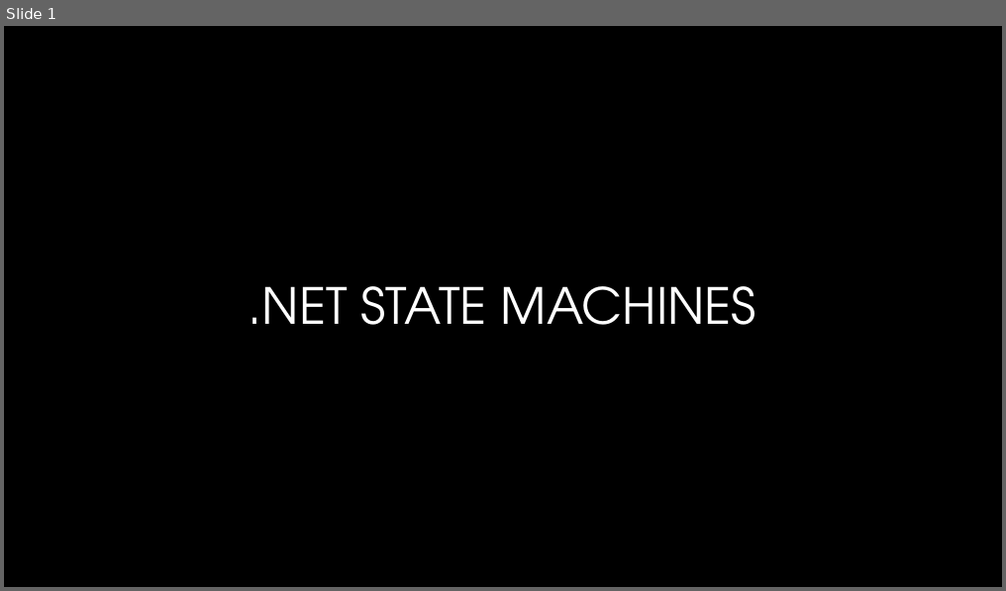
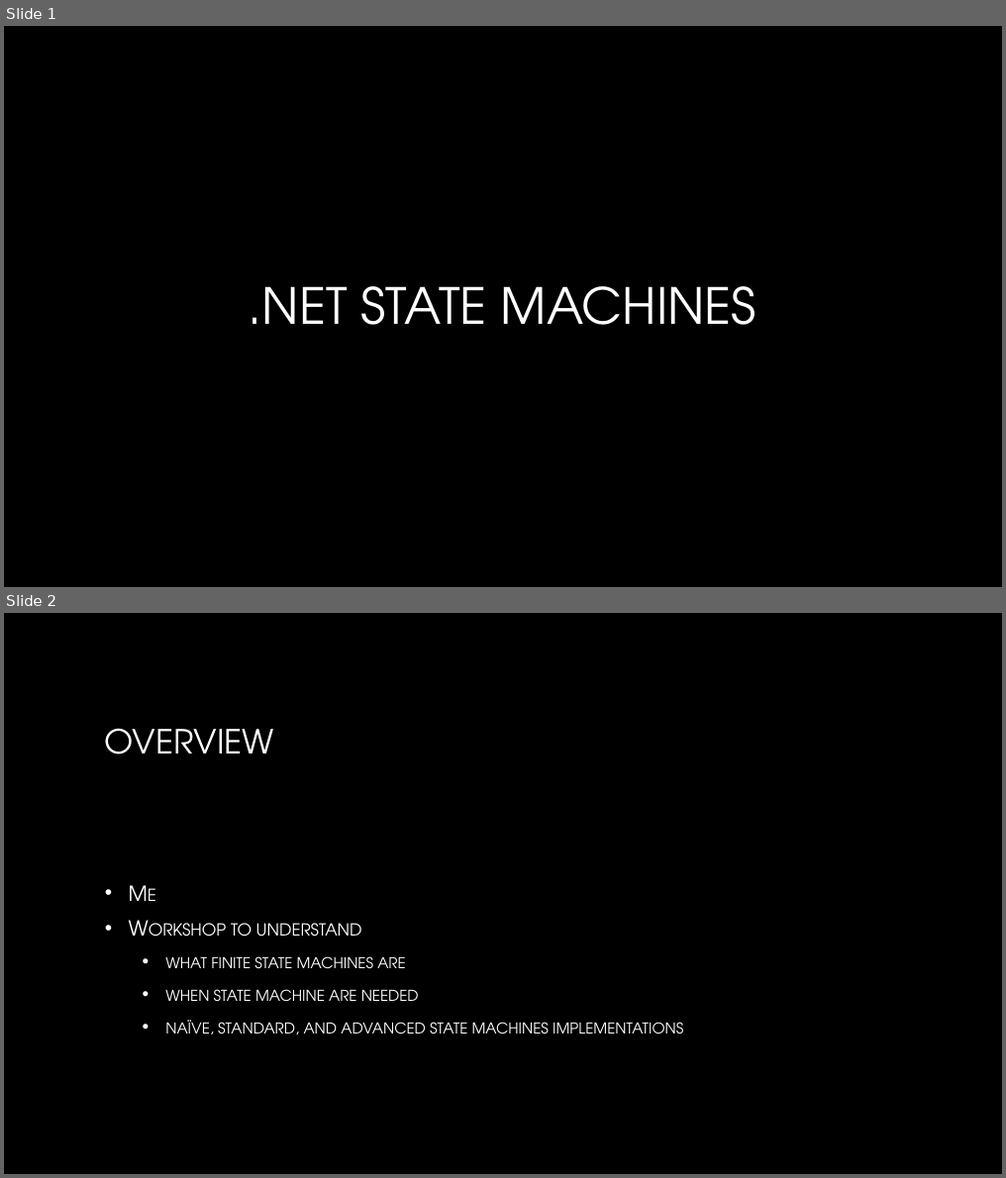
Before and after one commit to scottctr/StateMachineWorkshop, a slide deck: DotNetStateMachines.pptx. Shown one above the other, each under a label of ours: slide 1 before the commit, slides 1 and 2 after it. The pictures are 1006x591 and 1006x1178 pixels, drawn with LibreOffice and Linux fonts; fonts in the diff are those of the drawing; background and template pictures are left out. Boxes give left, top, right and bottom in pixels: in the first picture for what was removed or moved away, otherwise in the second. Text is boxed around its words. In the diff, an @@ line names an element or a change of style, - is before the commit and + after.

```diff
--- a/DotNetStateMachines.pptx
+++ b/DotNetStateMachines.pptx
@@ slide 2 added at <box>4,613,1002,1174</box>, background picture (left out) @@
@@ title added at <box>105,728,274,755</box>, 32 pt, text gradient #FFFFFF to #A6A6A6 @@
+OVERVIEW
@@ text added at <box>165,923,683,1035</box>, 18 pt, text gradient #FFFFFF to #BFBFBF, small capitals @@
+• Me
+• Workshop to understand
+  • what finite state machines are
+  • when state machine are needed
+  • naïve, standard, and advanced state machines implementations
```
Also in this commit, not shown: 3 slides changed, 19 other slides added, 29 other files.
